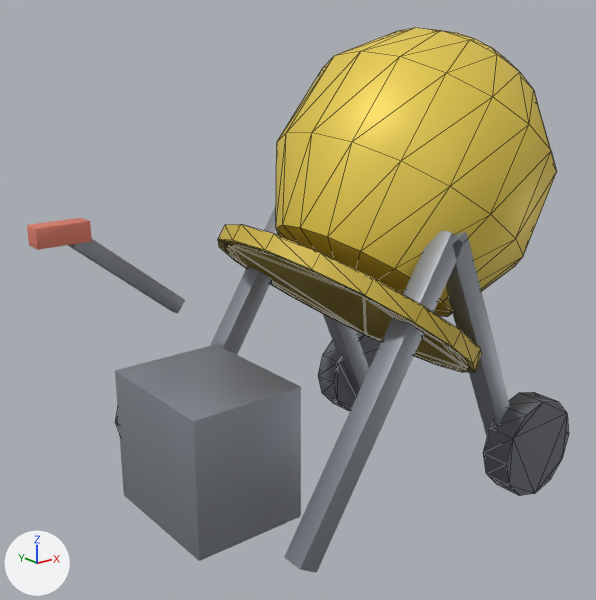
What one commit did to the glTF model models/th46_mischer.glb.
Before and after are seen from a 50 mm camera at (-1.539, -1.804, 1.383) aimed at (-0.062, 0.041, 0.644). Lighting does not change. The marker at lower left points along +X, +Y and +Z. The older version comes first. Mesh edges are drawn as thin lines on the coarser meshes. Where no turn or scale is listed for an object, it has been applied to the vertices. Vertices at exactly the same position are counted once.
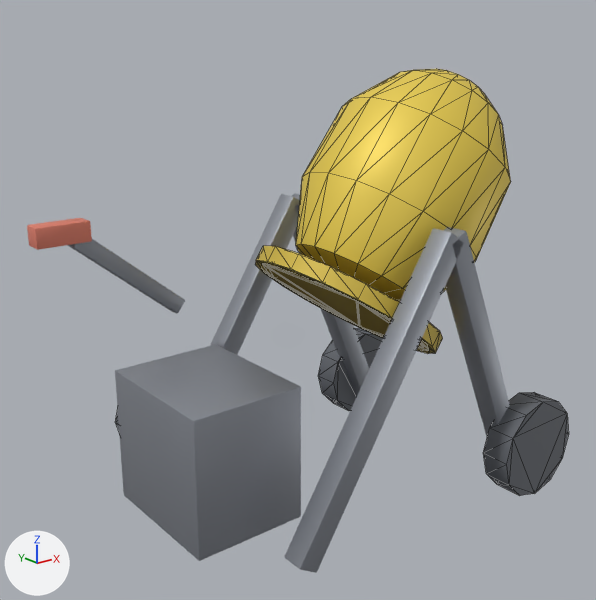
Location of each change, (x1, y1, x2, y2) in pixels of the pictures (596 x 600 px):
'Trommel', reshaped (23% narrower, 19% shorter)
    before: (276, 28, 557, 317)
    after: (296, 69, 511, 302)
'Cylinder', reshaped (29% narrower, 26% shorter)
    before: (218, 225, 482, 372)
    after: (255, 246, 443, 354)
'Cylinder.001', reshaped (32% narrower, 31% shorter)
    before: (224, 243, 469, 369)
    after: (261, 264, 428, 351)
'Cylinder.002', reshaped (33% narrower, 32% shorter)
    before: (230, 246, 462, 366)
    after: (268, 267, 423, 348)

The change, as a list of edits to the scene's bpy script:
```text
Change me_trommel:
    used by ob_trommel; location = (0.1, 0.0, 0.62)
    remove me_trommel.from_pydata(...)  # 92 vertices, 180 faces; spans x -0.186..0.686, y -0.414..0.414, z -0.093..0.802
    add me_trommel.from_pydata(...)  # 92 vertices, 180 faces; spans x -0.133..0.561, y -0.295..0.295, z -0.063..0.682
    me_trommel part 1: 91 of 92 vertices moved; they spanned x -0.186..0.686, y -0.414..0.414, z -0.093..0.802 and now span x -0.133..0.561, y -0.295..0.295, z -0.063..0.682; mean shift (-0.042, 0.0, -0.059); largest move (0.054, -0.137, 0.723) -> (0.092, -0.099, 0.598)
Change me_cylinder:
    used by ob_cylinder; location = (0.1, 0.0, 0.62)
    remove me_cylinder.from_pydata(...)  # 36 vertices, 68 faces; spans x -0.367..0.367, y -0.44..0.44, z -0.272..0.272
    add me_cylinder.from_pydata(...)  # 36 vertices, 68 faces; spans x -0.263..0.263, y -0.31..0.31, z -0.198..0.198
    me_cylinder part 2: the whole mesh is multiplied about its middle by the matrix ((0.804, 0.0, 0.14), (0.0, 0.705, 0.0), (0.14, 0.0, 0.9))
Change me_cylinder_001:
    used by ob_cylinder_001; location = (0.1, 0.0, 0.62)
    remove me_cylinder_001.from_pydata(...)  # 36 vertices, 68 faces; spans x -0.351..0.351, y -0.42..0.42, z -0.261..0.261
    add me_cylinder_001.from_pydata(...)  # 36 vertices, 68 faces; spans x -0.247..0.247, y -0.29..0.29, z -0.186..0.186
    me_cylinder_001 part 3: the whole mesh is multiplied about its middle by the matrix ((0.795, 0.0, 0.146), (0.0, 0.69, 0.0), (0.146, 0.0, 0.896))
Change me_cylinder_002:
    used by ob_cylinder_002; location = (0.1, 0.0, 0.62)
    remove me_cylinder_002.from_pydata(...)  # 36 vertices, 68 faces; spans x -0.335..0.335, y -0.4..0.4, z -0.249..0.249
    add me_cylinder_002.from_pydata(...)  # 36 vertices, 68 faces; spans x -0.231..0.231, y -0.27..0.27, z -0.175..0.175
    me_cylinder_002 part 4: the whole mesh is multiplied about its middle by the matrix ((0.785, 0.0, 0.154), (0.0, 0.675, 0.0), (0.154, 0.0, 0.89))
```
